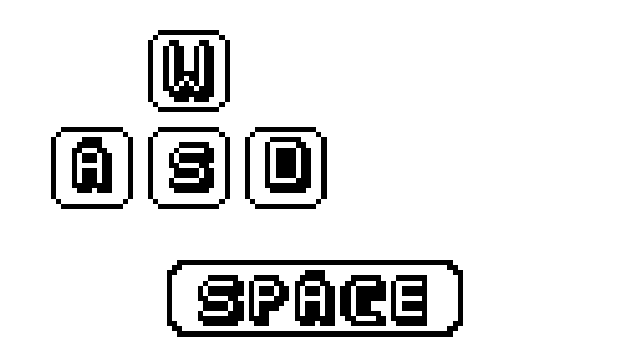
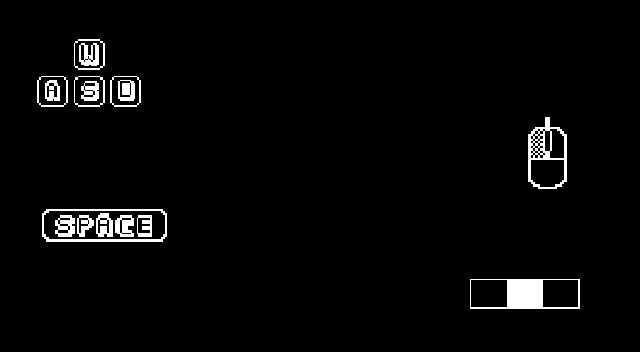
Two versions of the same layered image (640px x 352px). Layer-by-layer changes:
renamed "Camada colada" to "wasd", painted on it over [37, 30, 327, 209]
renamed "Camada colada #1" to "space", painted on it over [42, 209, 463, 337]
added layer "skill" above "mouse" over [471, 280, 578, 307]
added layer "mouse" above "Fundo" over [528, 117, 567, 189]
showed "Fundo" over [0, 0, 640, 352]
